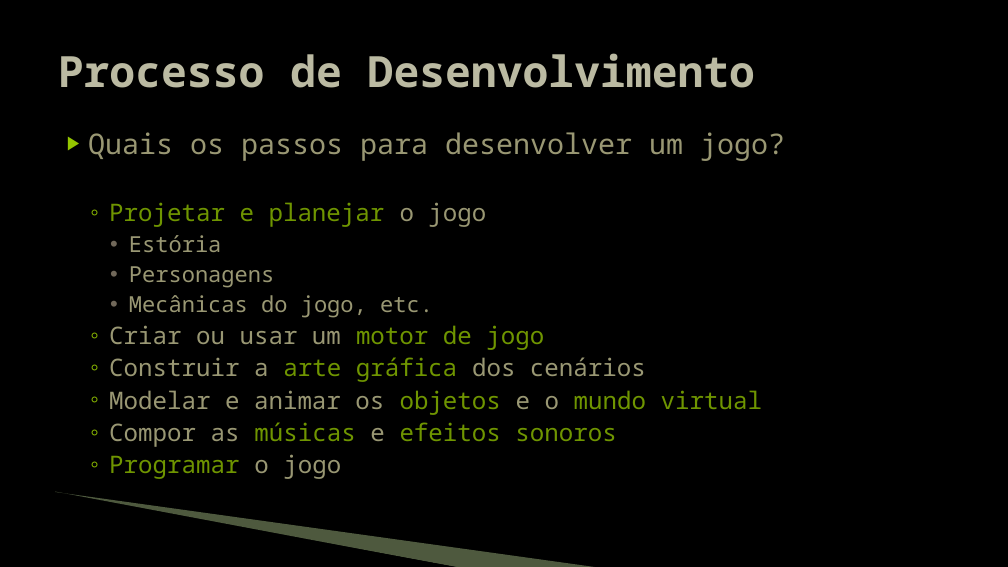
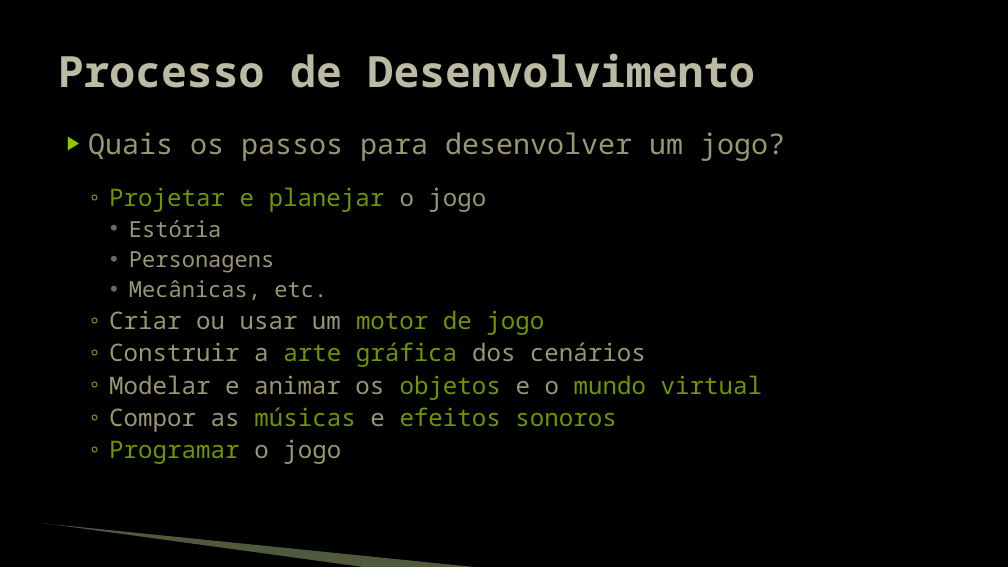
Before and after one commit to JudsonSS/Jogos, a slide deck: slide 5 of Slides/00. Introdução.pptx. Drawn at 1008x567 pixels with LibreOffice and Linux fonts; fonts in the diff are those of the drawing; background and template pictures are left out. Boxes give left, top, right and bottom in pixels: in the first picture for what was removed or moved away, otherwise in the second. Text is boxed around its words. In the diff, an @@ line names an element or a change of style, - is before the commit and + after.

```diff
--- a/Slides/00. Introdução.pptx
+++ b/Slides/00. Introdução.pptx
@@ text at [129,280,327,300]: text changed @@
-    • Mecânicas do jogo, etc.
+    • Mecânicas, etc.
@@ freeform shape removed at [54,494,461,567] @@
@@ freeform shape: place and size @@
-freeform shape at [55,492,600,567]
+freeform shape at [43,523,474,567]
```
Also in this commit, not shown: 32 other slides changed, 1 other file.
